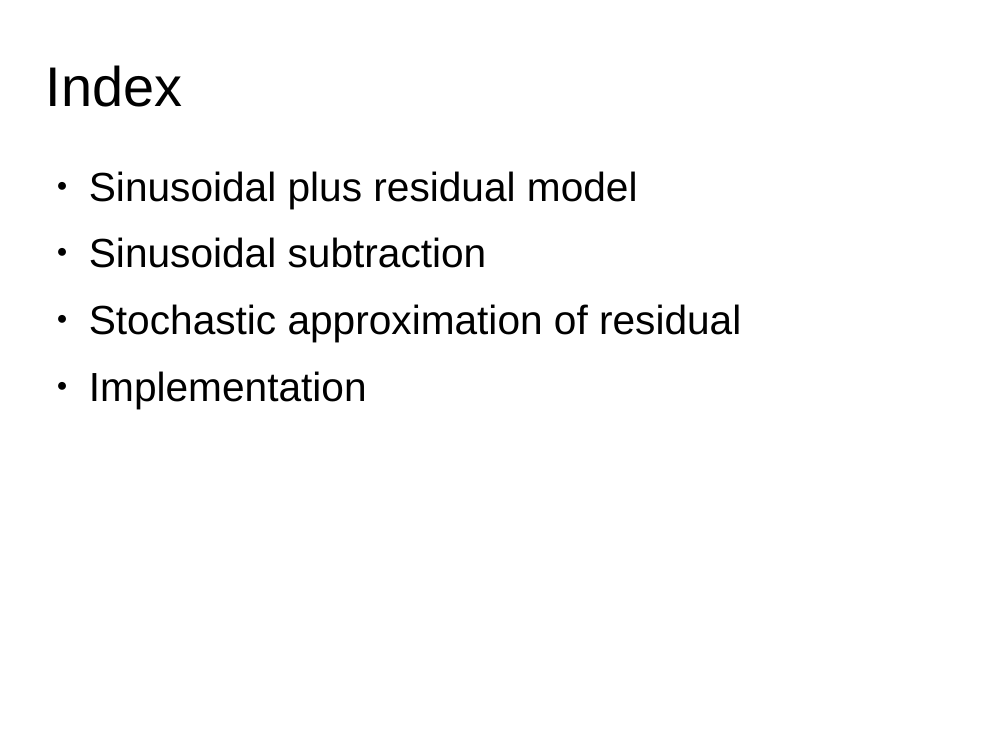
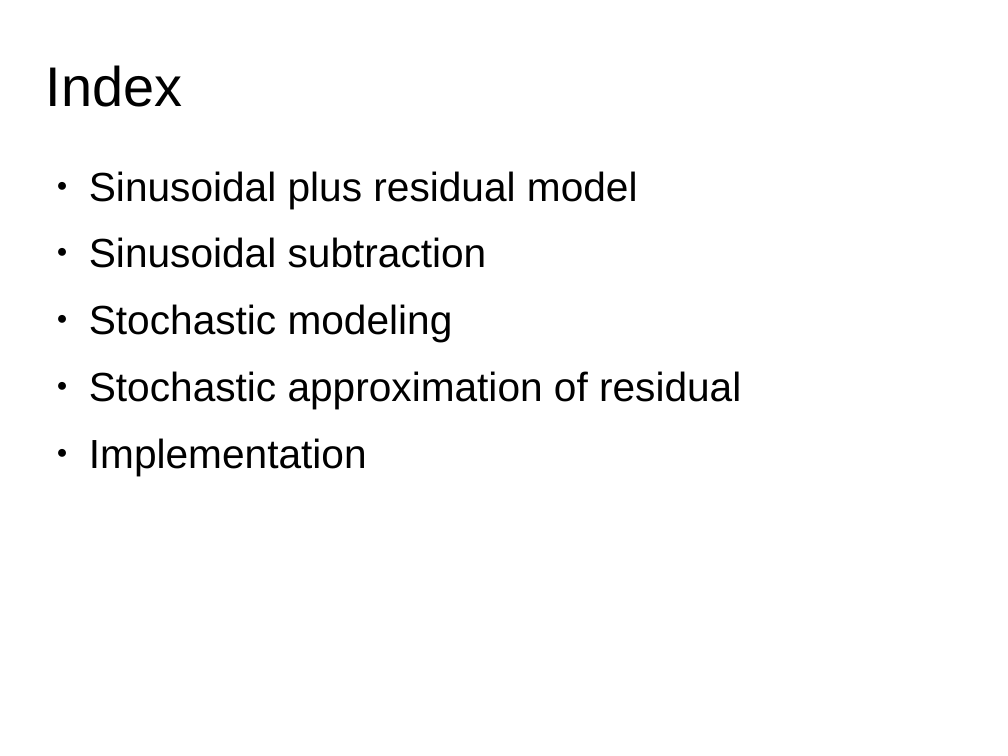
Before and after one commit to MTG/sms-tools, a slide deck: slide 2 of teaching-material/lectures/lect7-Sinusoidal-plus-Residual-model/7-Sinusoidal-plus-Residual-model.odp. Drawn at 1008x756 pixels with LibreOffice and Linux fonts; fonts in the diff are those of the drawing. Boxes give left, top, right and bottom in pixels: in the first picture for what was removed or moved away, otherwise in the second. Text is boxed around its words. In the diff, an @@ line names an element or a change of style, - is before the commit and + after.

```diff
--- a/teaching-material/lectures/lect7-Sinusoidal-plus-Residual-model/7-Sinusoidal-plus-Residual-model.odp
+++ b/teaching-material/lectures/lect7-Sinusoidal-plus-Residual-model/7-Sinusoidal-plus-Residual-model.odp
@@ text at box(89, 304, 453, 342): paragraph added @@
+● Stochastic modeling
```
Also in this commit, not shown: 5 other slides changed, 2 slides added, 2 slides removed, 4 other files.
